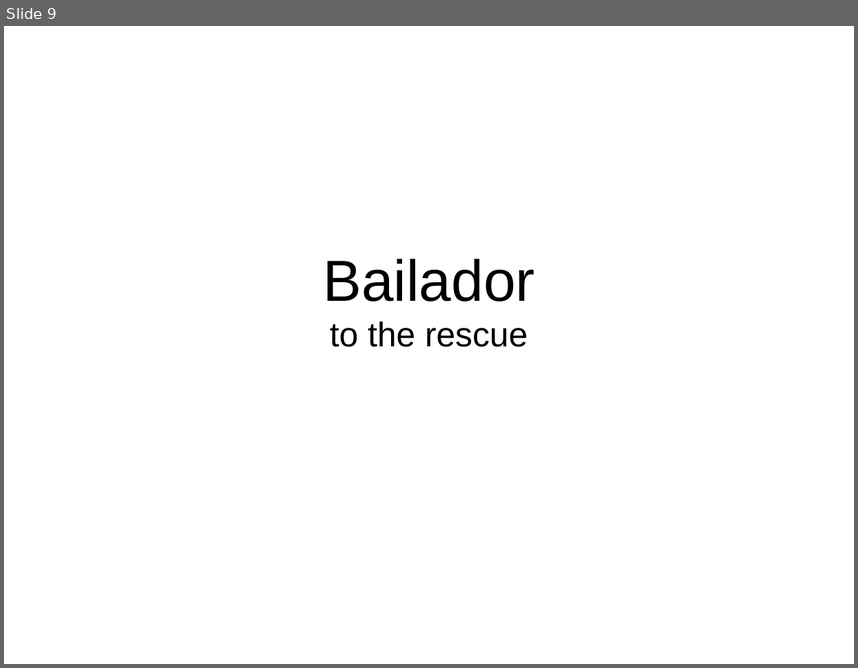
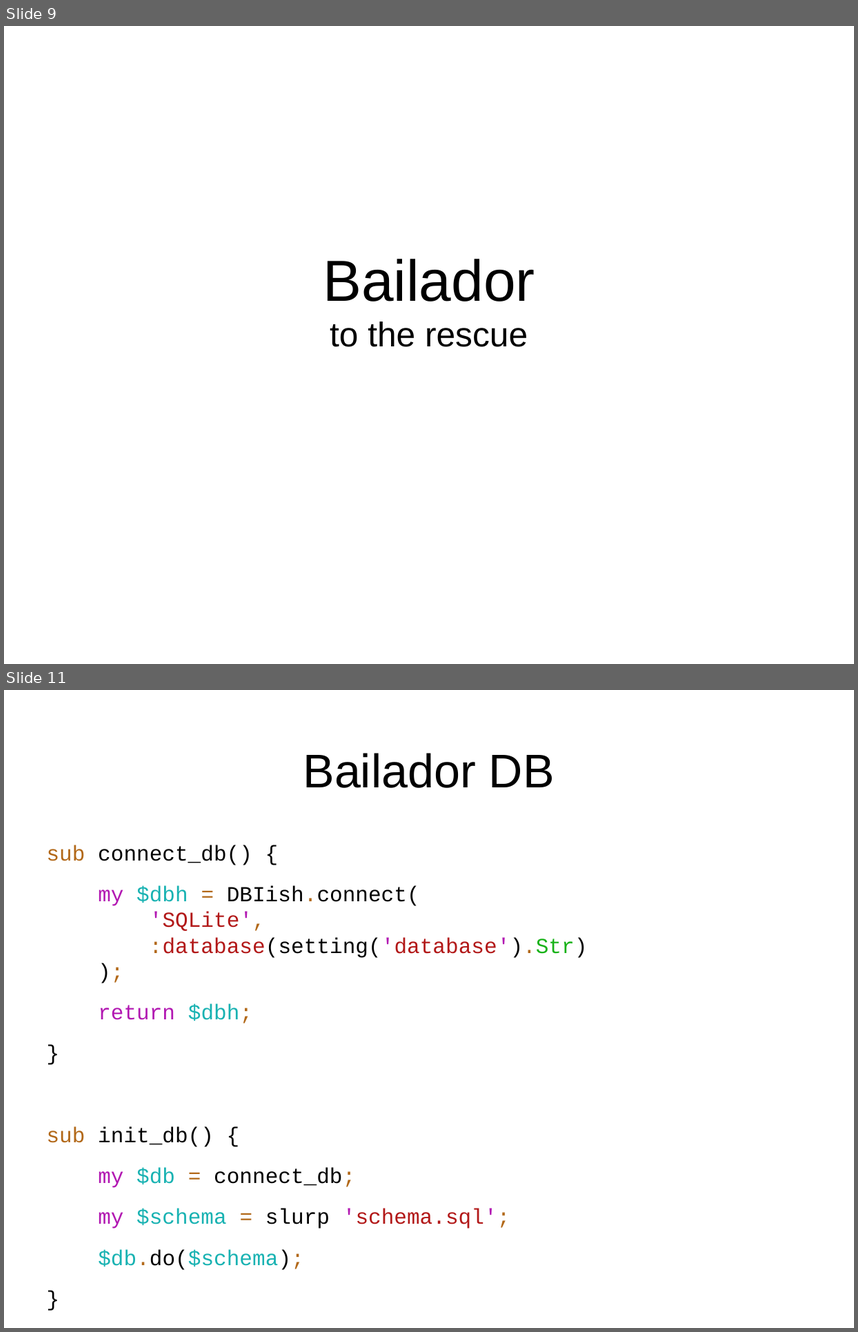
Before and after one commit to niner/talks, a slide deck: Web development and Perl 6/Web development and Perl 6.odp. Shown one above the other, each under a label of ours: slide 9 before the commit, slides 9 and 11 after it; the slides between them are not shown. The pictures are 858x668 and 858x1332 pixels, drawn with LibreOffice and Linux fonts; fonts in the diff are those of the drawing. Boxes give left, top, right and bottom in pixels: in the first picture for what was removed or moved away, otherwise in the second. Text is boxed around its words. In the diff, an @@ line names an element or a change of style, - is before the commit and + after.

Commit message:
About Bailador and Dancer

```diff
--- a/Web development and Perl 6/Web development and Perl 6.odp
+++ b/Web development and Perl 6/Web development and Perl 6.odp
@@ slide 11 added at bbox=[4, 690, 854, 1328], background #FFFFFF @@
@@ title added at bbox=[303, 753, 555, 788], 44 pt, text #000000 @@
+Bailador DB
@@ text added at bbox=[47, 845, 588, 1270], 20 pt, text #000000 @@
+sub connect_db() {
+my $dbh = DBIish.connect(
+'SQLite',
+:database(setting('database').Str)
+);
+return $dbh;
+}
+sub init_db() {
+my $db = connect_db;
+my $schema = slurp 'schema.sql';
+$db.do($schema);
+}
```
Also in this commit, not shown: 14 other slides added, 1 other file.
